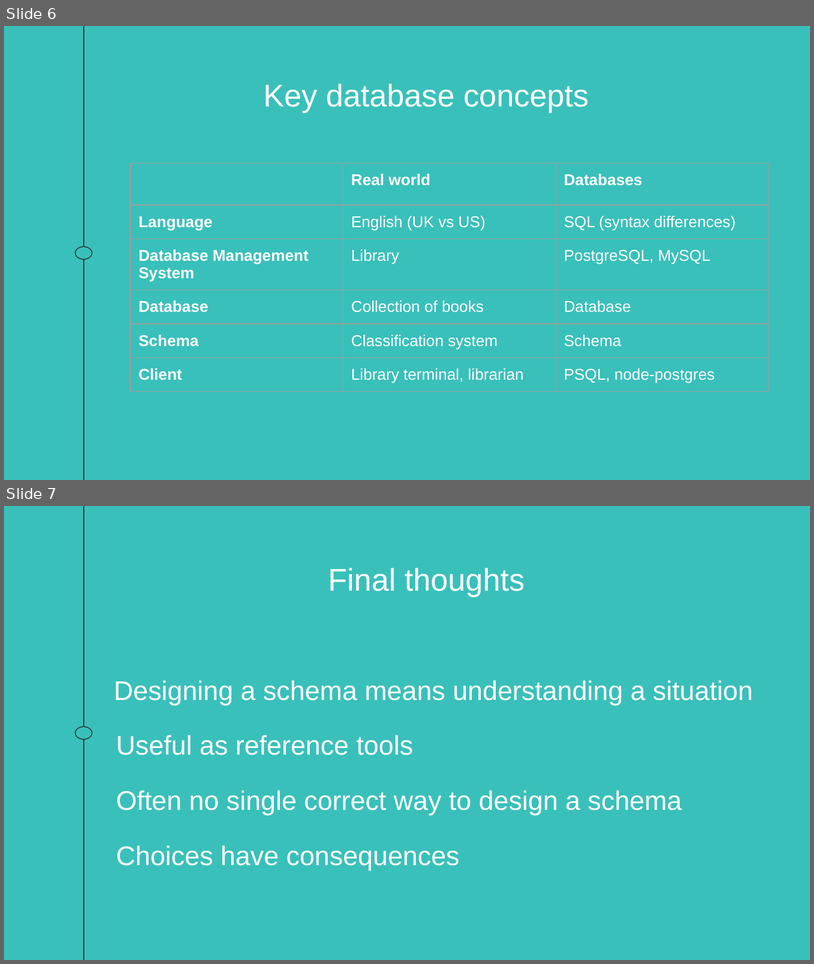
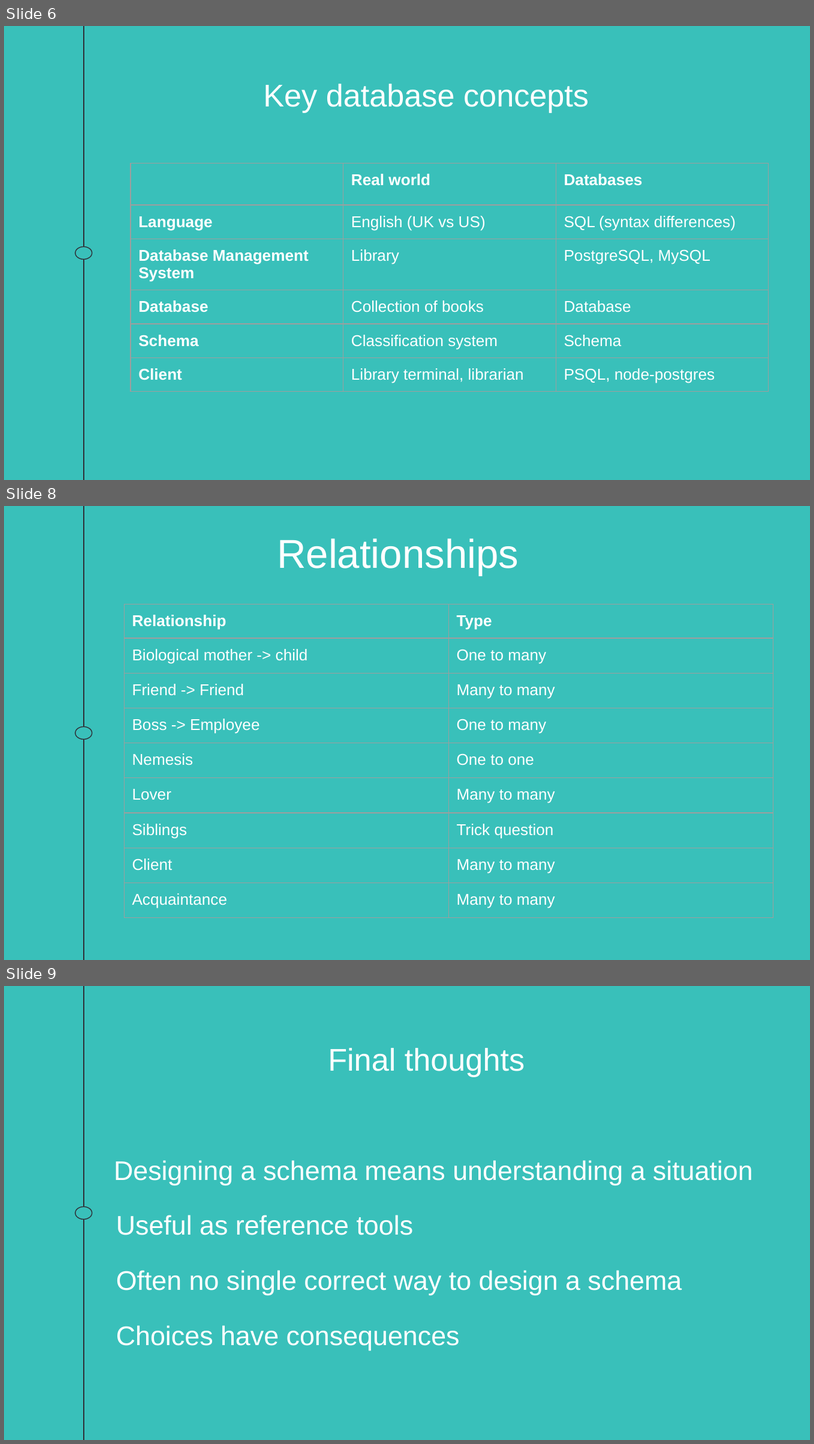
Before and after one commit to foundersandcoders/intro-to-databases, a slide deck: Slides/Introduction to Databases.pptx. Shown one above the other, each under a label of ours: slides 6 and 7 before the commit, slides 6, 8 and 9 after it; the slides between them are not shown. The pictures are 814x964 and 814x1444 pixels, drawn with LibreOffice and Linux fonts; fonts in the diff are those of the drawing. Boxes give left, top, right and bottom in pixels: in the first picture for what was removed or moved away, otherwise in the second. Text is boxed around its words. In the diff, an @@ line names an element or a change of style, - is before the commit and + after.

```diff
--- a/Slides/Introduction to Databases.pptx
+++ b/Slides/Introduction to Databases.pptx
@@ slide 8 added at bbox=[4, 506, 810, 960], background #39C0BA; not listed: 2 template elements that a slide beside it also shows @@
@@ text added at bbox=[277, 538, 519, 576], 36 pt, text #FFFFFF @@
+Relationships
@@ table added at bbox=[124, 604, 774, 910], 9 rows, 2 columns @@
+Relationship | Type
+Biological mother -> child | One to many
+Friend -> Friend | Many to many
+Boss -> Employee | One to many
+Nemesis | One to one
+Lover | Many to many
+Siblings | Trick question
+Client | Many to many
+Acquaintance | Many to many
@@ what was slide 7 is now slide 9 @@
```
Also in this commit, not shown: 1 other slide added, 1 other file.
